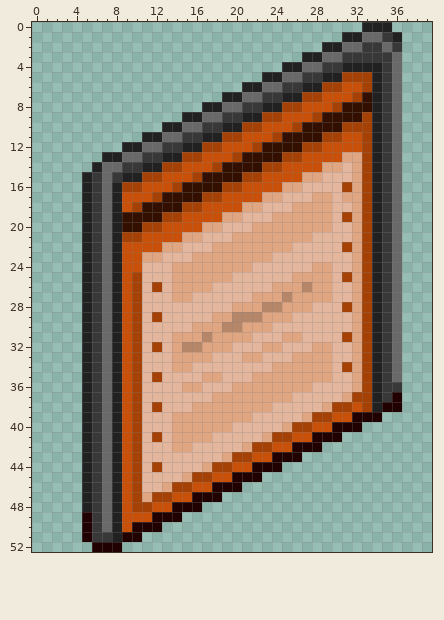
Pixel-art sprite: assets/tiles/bbs.png. Above is the file before it was changed.
The file is 40x53 pixels. Colours within 5 levels of each other are drawn and written as one.
Now the later version:
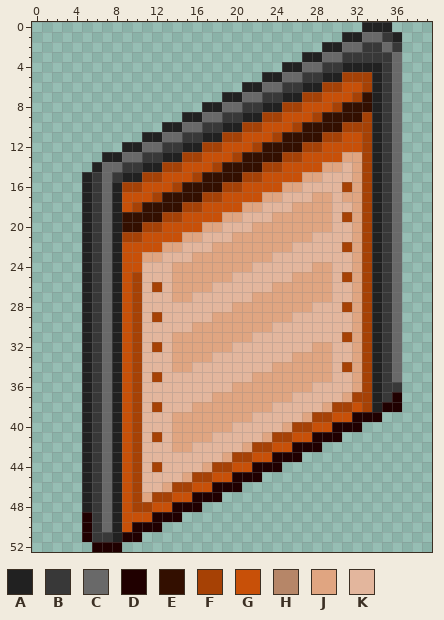
Palette (. is transparent): A #212121  B #383838  C #696969  D #200000  E #330f00  F #a64105  G #c85008  H #b68668  J #e0a581  K #e3b69d
Commit message: Adjust BBS texture
From old to new:
Changed rows in their new state; - is an unchanged pixel.
first column x 15:
26 ------------J
27 ----------J--
28 --------JJ---
29 -----JJJ-----
30 ----JJ-------
31 --J-------KK-
32 JJ------KK---
33 ------KK-----
35 --KK---------
36 KK-----------
